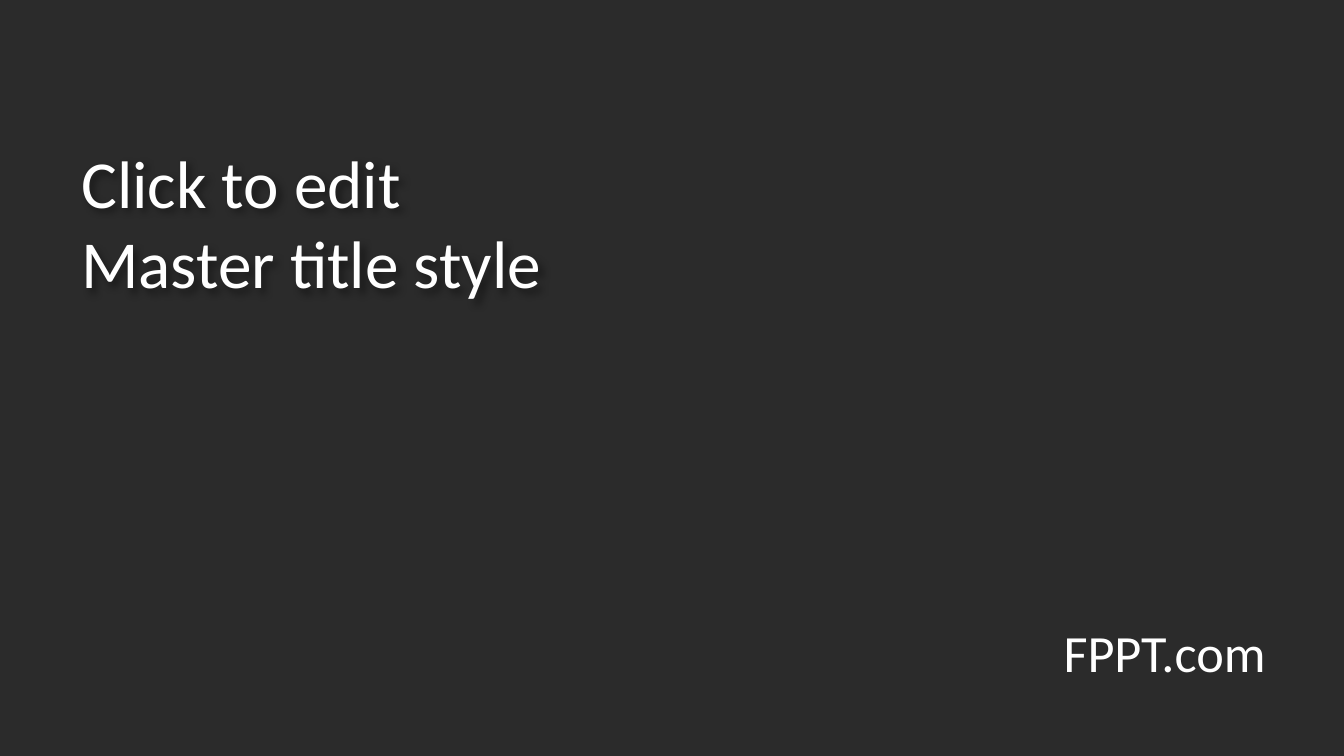
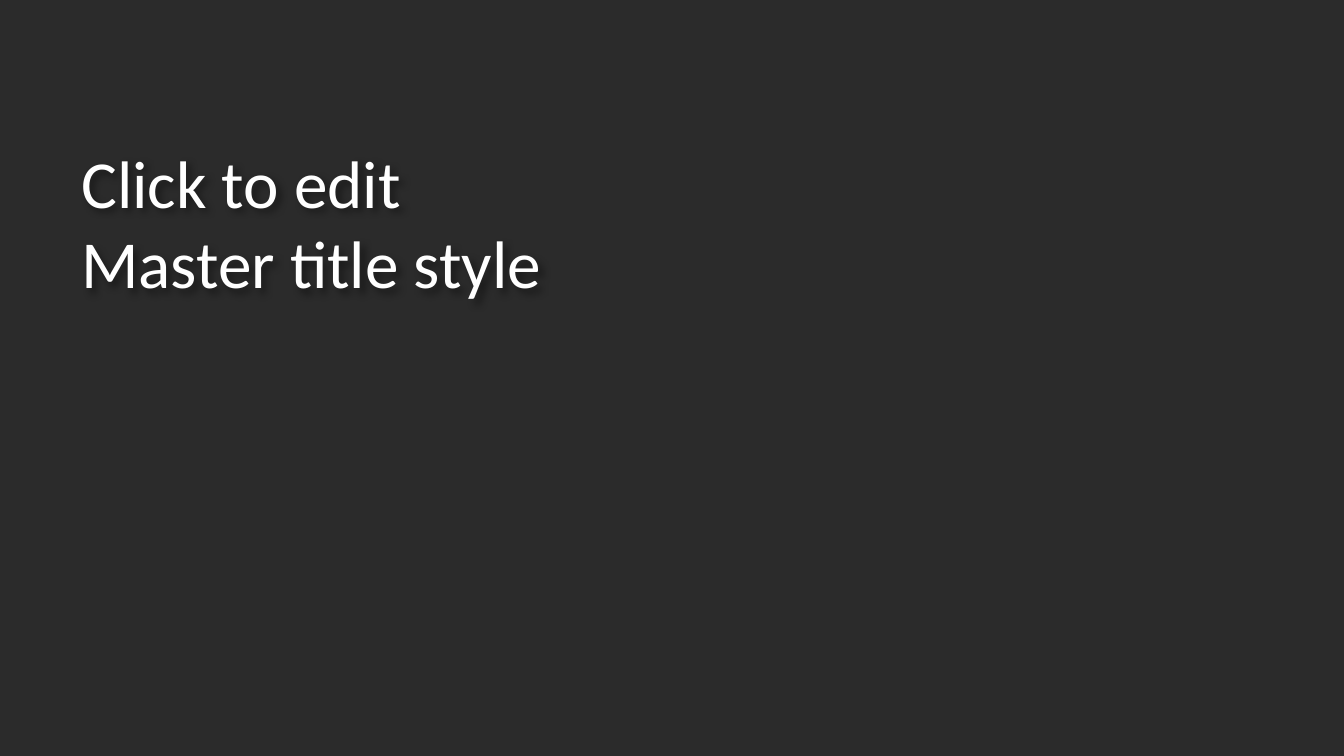
Before and after one commit to HabibAroua/Criminel_dep, a slide deck: slide 1 of documentation/presentation.pptx. Drawn at 1344x756 pixels with LibreOffice and Linux fonts; fonts in the diff are those of the drawing; background and template pictures are left out; a plain dark background stands for a picture behind light text. Boxes give left, top, right and bottom in pixels: in the first picture for what was removed or moved away, otherwise in the second. Text is boxed around its words. In the diff, an @@ line names an element or a change of style, - is before the commit and + after.

```diff
--- a/documentation/presentation.pptx
+++ b/documentation/presentation.pptx
@@ subtitle removed at (1064,638,1266,673) @@
-FPPT.com
```
